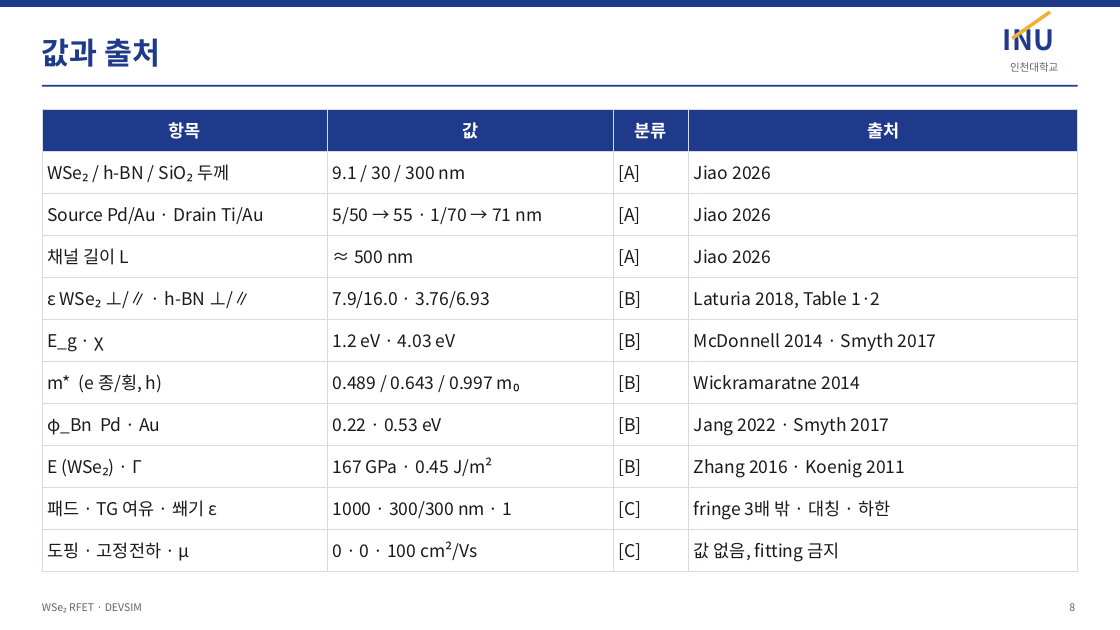
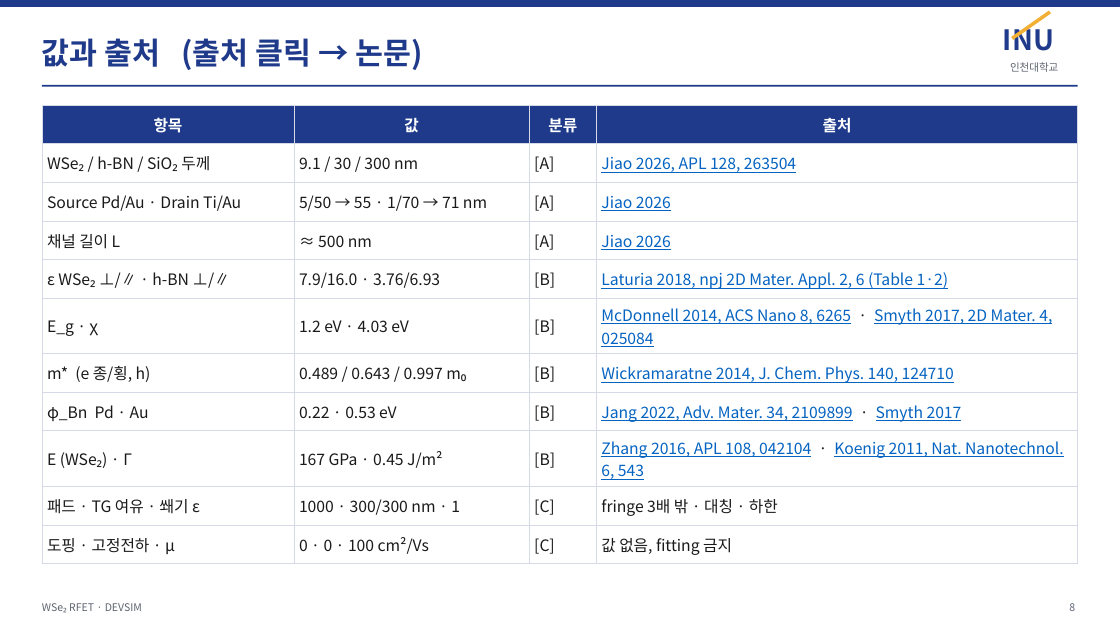
Before and after one commit to jiseonyang-9070/rfet, a slide deck: slide 8 of slides/RFET_progress_INU.pptx. Drawn at 1120x630 pixels with LibreOffice and Linux fonts; fonts in the diff are those of the drawing. Boxes give left, top, right and bottom in pixels: in the first picture for what was removed or moved away, otherwise in the second. Text is boxed around its words. In the diff, an @@ line names an element or a change of style, - is before the commit and + after.

```diff
--- a/slides/RFET_progress_INU.pptx
+++ b/slides/RFET_progress_INU.pptx
@@ text at [42,38,423,70]: text changed @@
-값과 출처
+값과 출처 (출처 클릭 → 논문)
@@ table at [42,105,1078,559] @@
-row 2, column 4: Jiao 2026
+row 2, column 4: Jiao 2026, APL 128, 263504
-row 5, column 4: Laturia 2018, Table 1·2
+row 5, column 4: Laturia 2018, npj 2D Mater. Appl. 2, 6 (Table 1·2)
-row 6, column 4: McDonnell 2014 · Smyth 2017
+row 6, column 4: McDonnell 2014, ACS Nano 8, 6265 · Smyth 2017, 2D Mater. 4, 025084
-row 7, column 4: Wickramaratne 2014
+row 7, column 4: Wickramaratne 2014, J. Chem. Phys. 140, 124710
-row 8, column 4: Jang 2022 · Smyth 2017
+row 8, column 4: Jang 2022, Adv. Mater. 34, 2109899 · Smyth 2017
-row 9, column 4: Zhang 2016 · Koenig 2011
+row 9, column 4: Zhang 2016, APL 108, 042104 · Koenig 2011, Nat. Nanotechnol. 6, 543
@@ size 15 to 13.5 pt in "항목", "값", "분류", "출처" and 34 more places @@
@@ text colour #1A1A1A to #0563C1, underline on in "Jiao 2026", "Jiao 2026" @@
@@ table: place and size @@
-table at [42,109,1078,566]
+table at [42,105,1078,559]
```
Also in this commit, not shown: 1 other slide changed, 1 other file.
